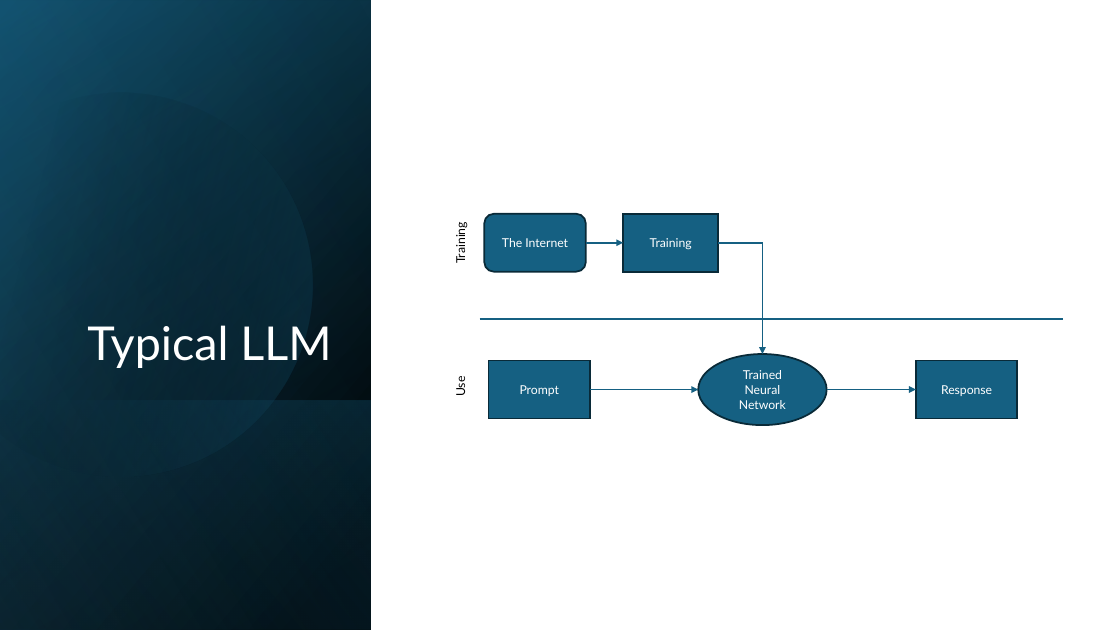
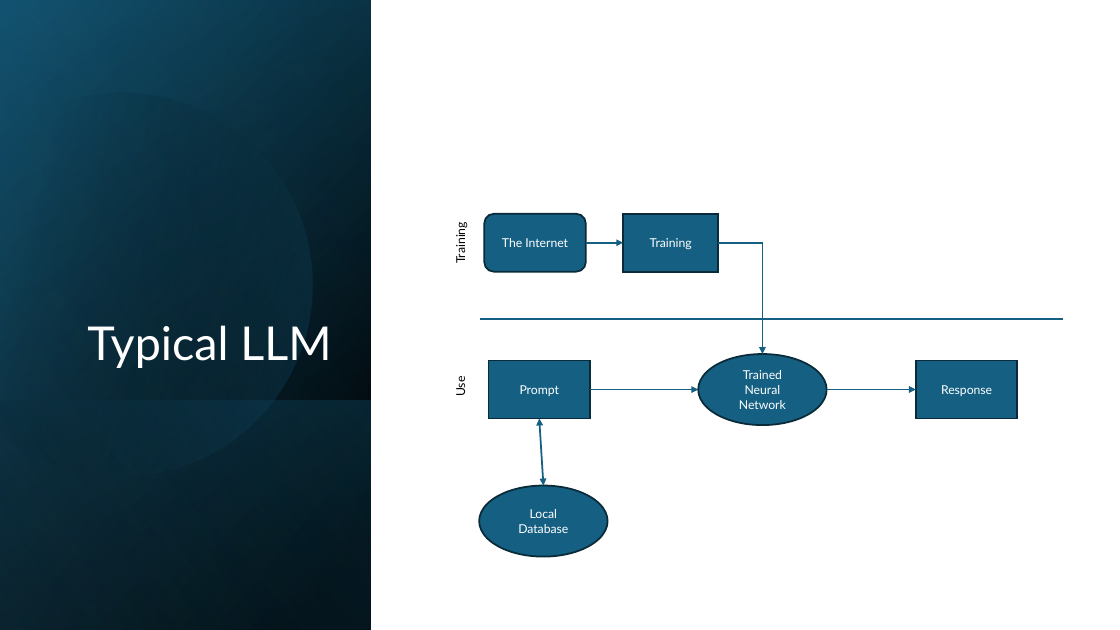
Before and after one commit to OwlSaver/GWU, a slide deck: slide 4 of Praxis/Identifying Inconsistencies and Incompleteness in Documents.pptx (slide 3 before the commit). Drawn at 1120x630 pixels with LibreOffice and Linux fonts; fonts in the diff are those of the drawing. Boxes give left, top, right and bottom in pixels: in the first picture for what was removed or moved away, otherwise in the second. Text is boxed around its words. In the diff, an @@ line names an element or a change of style, - is before the commit and + after.

```diff
--- a/Praxis/Identifying Inconsistencies and Incompleteness in Documents.pptx
+++ b/Praxis/Identifying Inconsistencies and Incompleteness in Documents.pptx
@@ double arrow added from (539, 418) to (544, 486), #156082 1.5 pt @@
@@ ellipse added at <box>479,486,607,557</box>, fill #156082, outline #092A39 1.5 pt, 10.4 pt, text #FFFFFF @@
+Local Database
```
Also in this commit, not shown: 1 other slide changed, 1 slide added, 44 other files.
